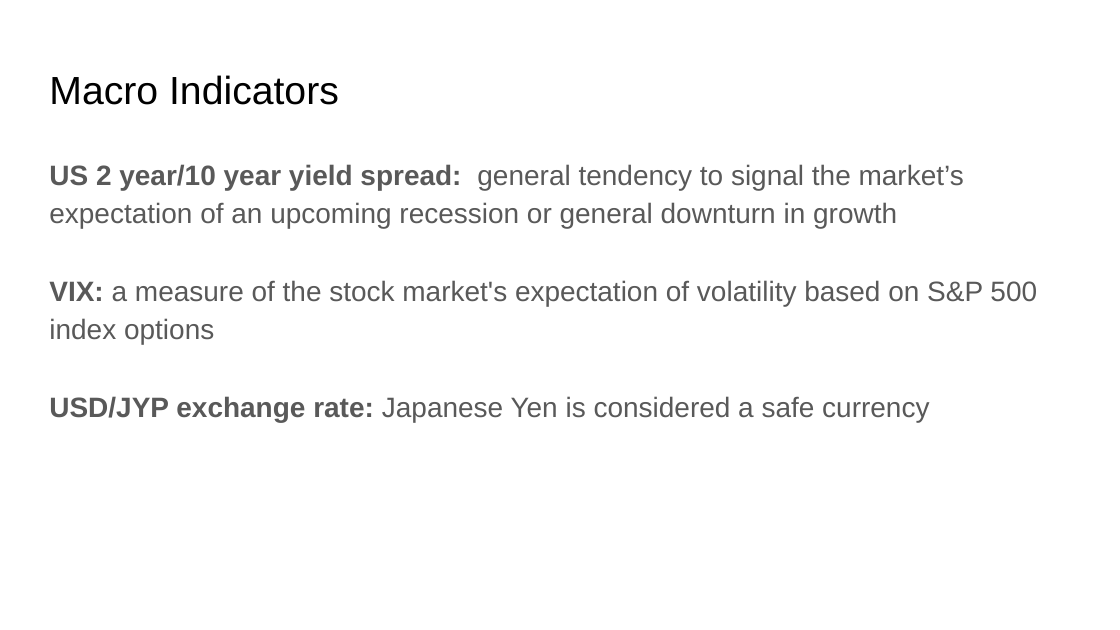
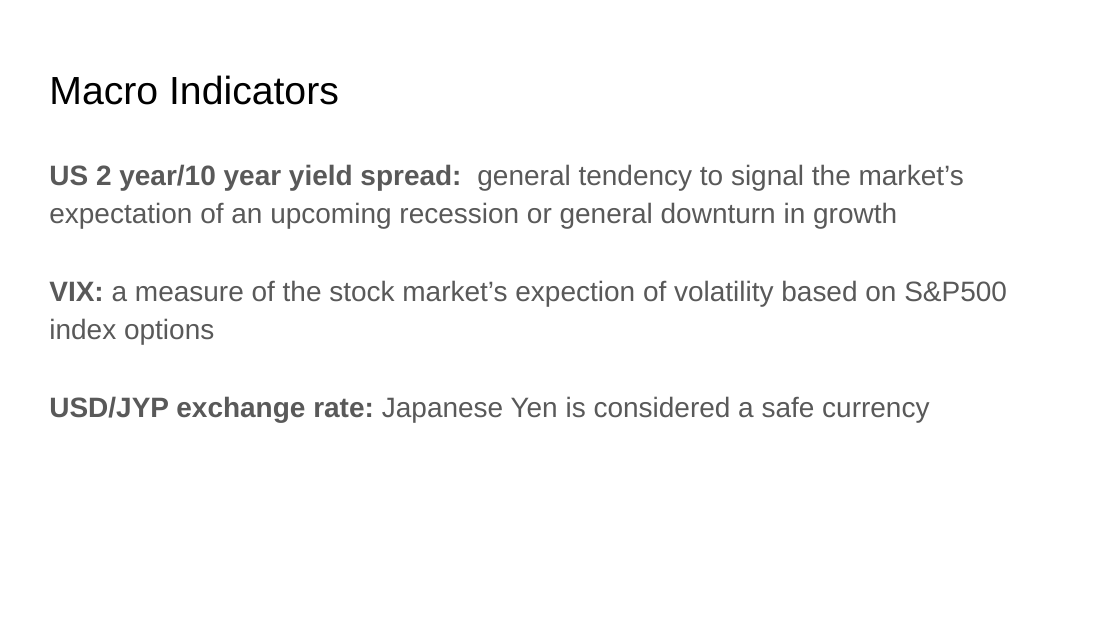
Before and after one commit to vweinblatt123/CF-Project2, a slide deck: slide 6 of CF-Project2.pptx. Drawn at 1120x630 pixels with LibreOffice and Linux fonts; fonts in the diff are those of the drawing. Boxes give left, top, right and bottom in pixels: in the first picture for what was removed or moved away, otherwise in the second. Text is boxed around its words. In the diff, an @@ line names an element or a change of style, - is before the commit and + after.

```diff
--- a/CF-Project2.pptx
+++ b/CF-Project2.pptx
@@ text at [49,280,1007,345]: text changed @@
-VIX: a measure of the stock market's expectation of volatility based on S&P 500 index options
+VIX: a measure of the stock market’s expection of volatility based on S&P500 index options
```
Also in this commit, not shown: 4 other slides changed, 1 slide added, 2 other files.
